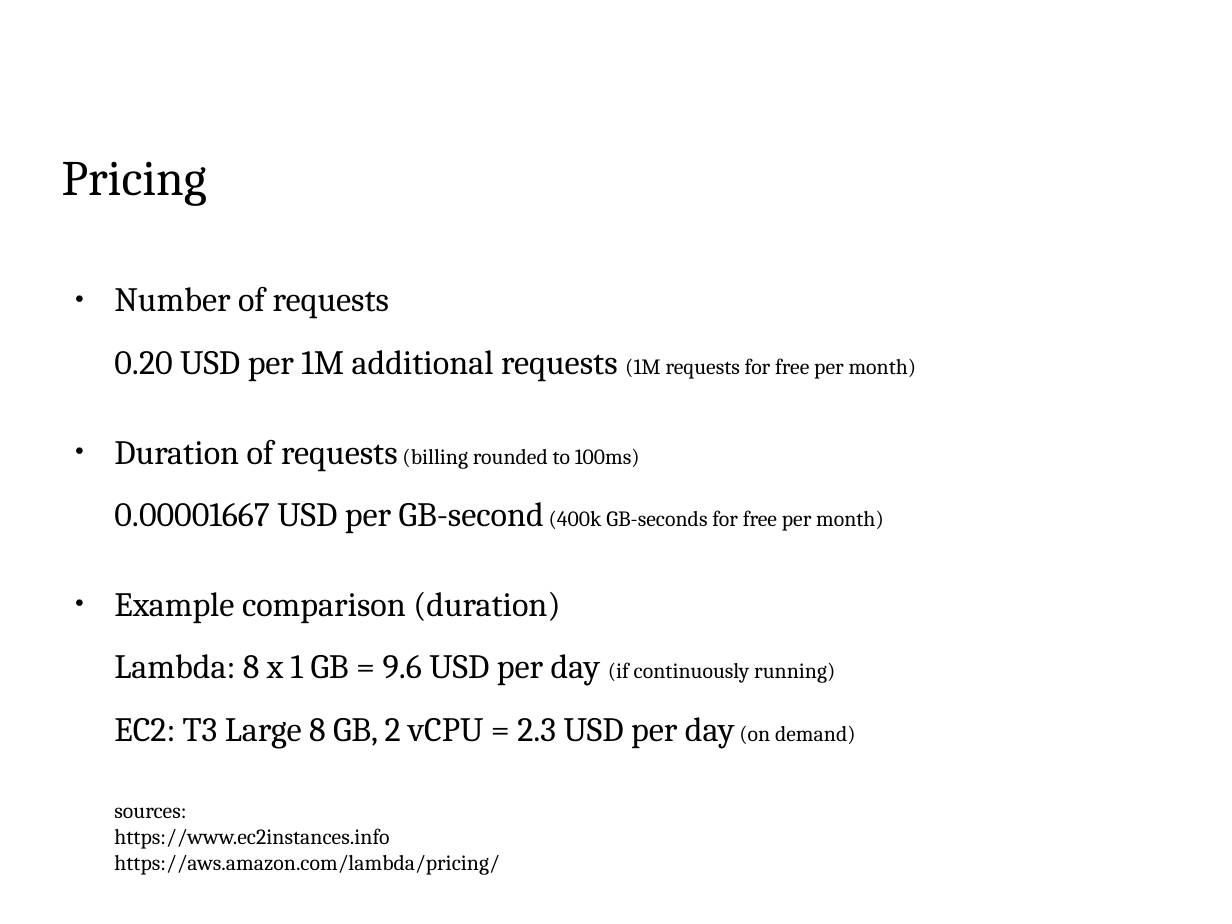
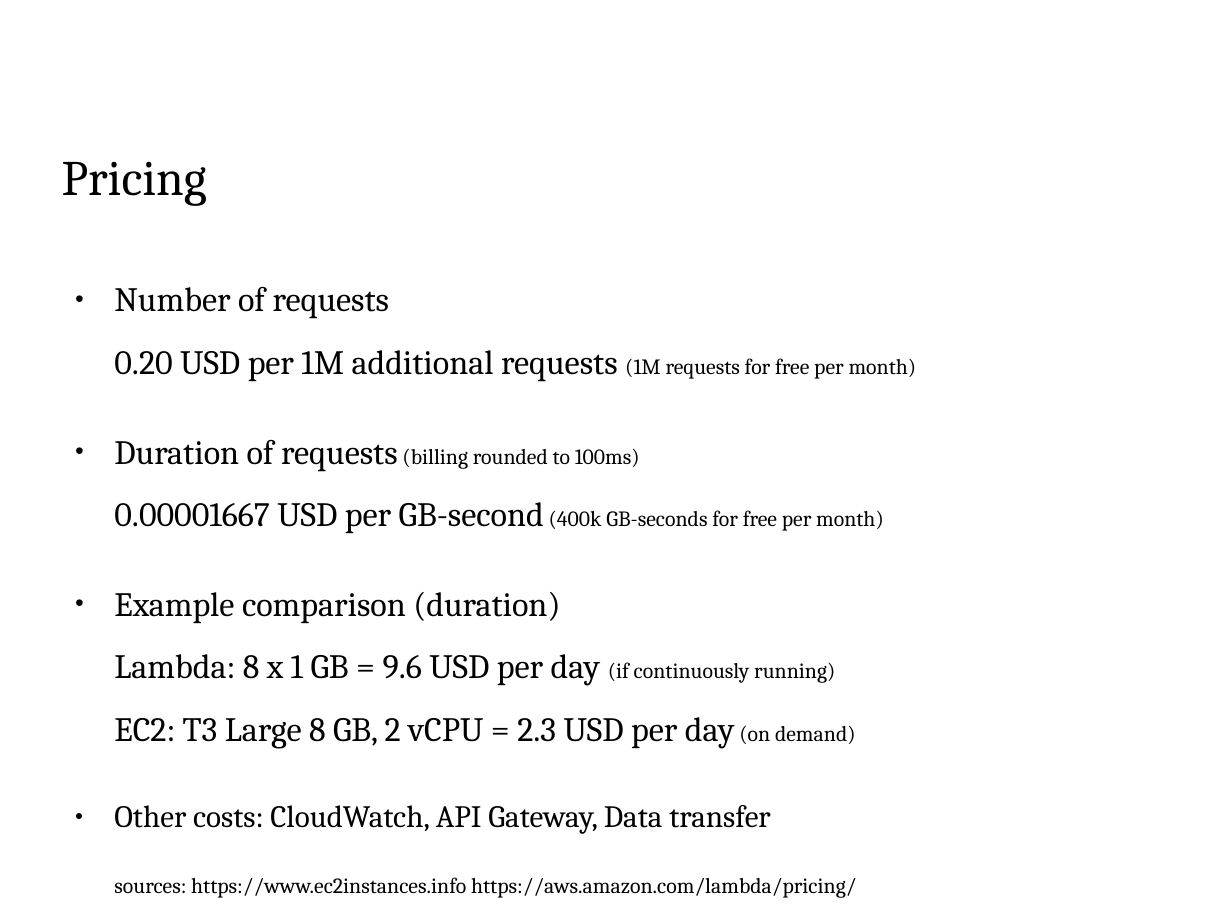
Before and after one commit to thbley/php-lambda, a slide deck: slide 24 of php_lambda.odp (slide 22 before the commit). Drawn at 1232x924 pixels with LibreOffice and Linux fonts; fonts in the diff are those of the drawing; background and template pictures are left out. Boxes give left, top, right and bottom in pixels: in the first picture for what was removed or moved away, otherwise in the second. Text is boxed around its words. In the diff, an @@ line names an element or a change of style, - is before the commit and + after.

```diff
--- a/php_lambda.odp
+++ b/php_lambda.odp
@@ text at [114, 805, 856, 898]: text changed @@
-sources:
-https://www.ec2instances.info
-https://aws.amazon.com/lambda/pricing/
+● Other costs: CloudWatch, API Gateway, Data transfer
+  sources: https://www.ec2instances.info https://aws.amazon.com/lambda/pricing/
```
Also in this commit, not shown: 5 other slides changed, 2 slides added, 1 other file.
